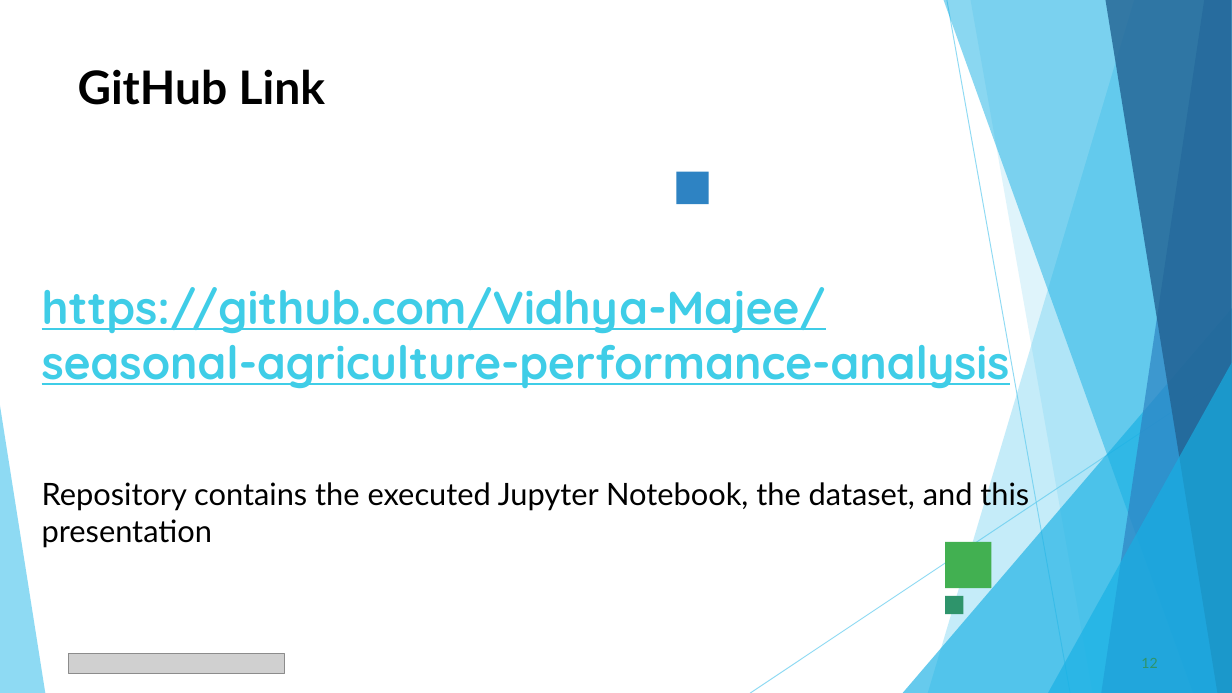
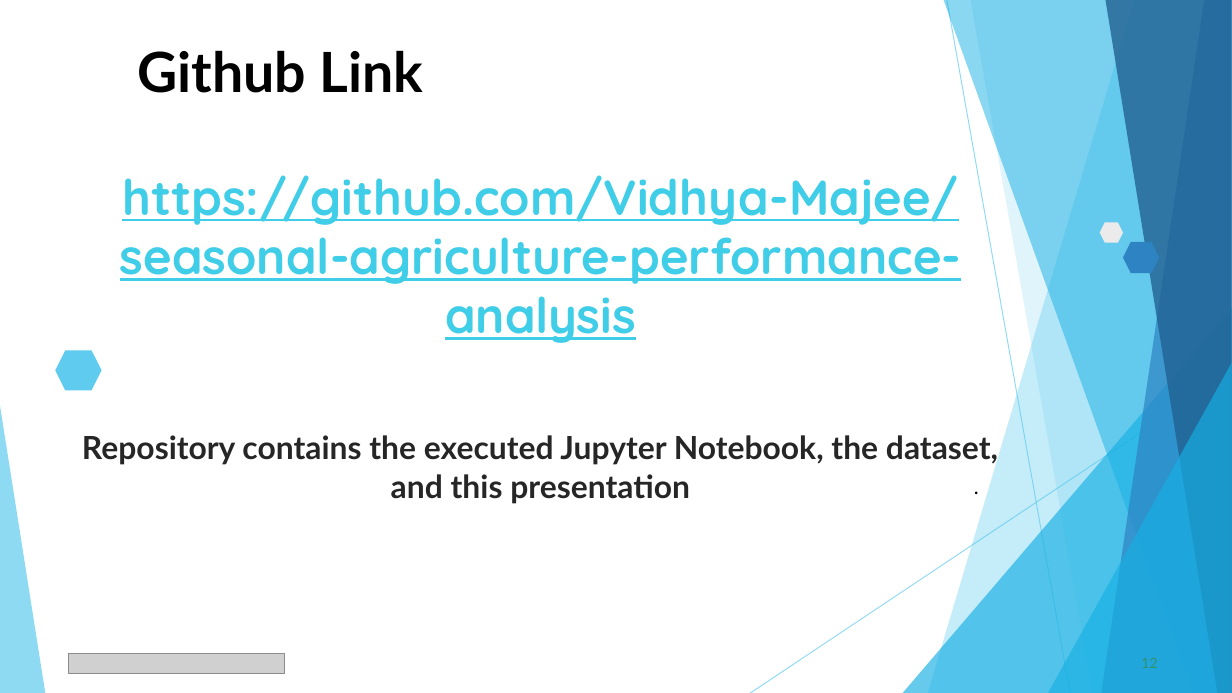
Before and after one commit to Vidhya-Majee/seasonal-agriculture-performance-analysis, a slide deck: slide 12 of Vidhya_Majee___VOIS_Major_Project_PPT_Seasonal_Agriculture_Performance_Analysis.pptx. Drawn at 1232x693 pixels with LibreOffice and Linux fonts; fonts in the diff are those of the drawing; grey boxes stand for pictures. Boxes give left, top, right and bottom in pixels: in the first picture for what was removed or moved away, otherwise in the second. Text is boxed around its words. In the diff, an @@ line names an element or a change of style, - is before the commit and + after.

Commit message:
Seasonal Agriculture Performance Analysis-MAJOR PROJECT

```diff
--- a/Vidhya_Majee___VOIS_Major_Project_PPT_Seasonal_Agriculture_Performance_Analysis.pptx
+++ b/Vidhya_Majee___VOIS_Major_Project_PPT_Seasonal_Agriculture_Performance_Analysis.pptx
@@ title "Github Link" at <box>137,50,423,93</box>: vertical alignment top to middle @@
@@ title at <box>137,50,423,93</box>: text changed; size 36 to 43.2 pt @@
-GitHub Link
+Github Link
@@ text "https://github.com/Vidhya-Majee/seasonal-agriculture-perform ...": place and size @@
-text "https://github.com/Vidhya-Majee/seasonal-agriculture-perform ..." at <box>42,287,1029,511</box>
+text "https://github.com/Vidhya-Majee/seasonal-agriculture-perform ..." at <box>82,175,998,499</box>
@@ text "https://github.com/Vidhya-Majee/seasonal-agriculture-perform ..." at <box>82,175,998,499</box>: size 36 to 38.4 pt in "https://github.com/Vidhya-Majee/seasonal-agriculture-perform ..."; size 24 to 24.8 pt, text colour #000000 to #262626, bold on in "Repository contains the executed Jupyter Notebook, the ..."; alignment left to centre; less space between paragraphs @@
@@ rectangle removed at <box>677,172,709,204</box> @@
@@ hexagon added at <box>1100,223,1123,243</box>, fill #EBEBEB @@
@@ hexagon added at <box>1123,242,1159,274</box>, fill #2E83C3 @@
@@ hexagon added at <box>55,350,102,390</box>, fill #5FCBEF @@
@@ text added at <box>377,470,593,581</box>, 16 pt, text #000000 @@
+.
@@ text added at <box>869,470,1085,581</box>, 16 pt, text #000000 @@
+.
@@ rectangle removed at <box>945,543,992,589</box> @@
@@ rectangle removed at <box>945,596,964,615</box> @@
```
Also in this commit, not shown: 1 other slide changed.
